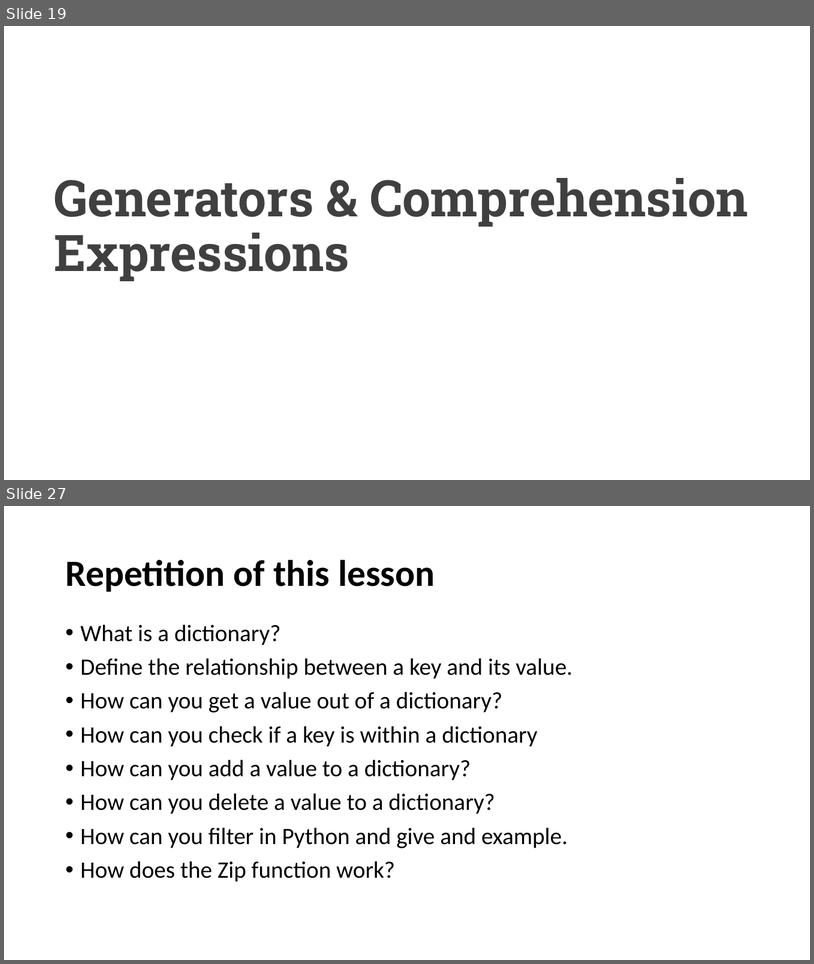
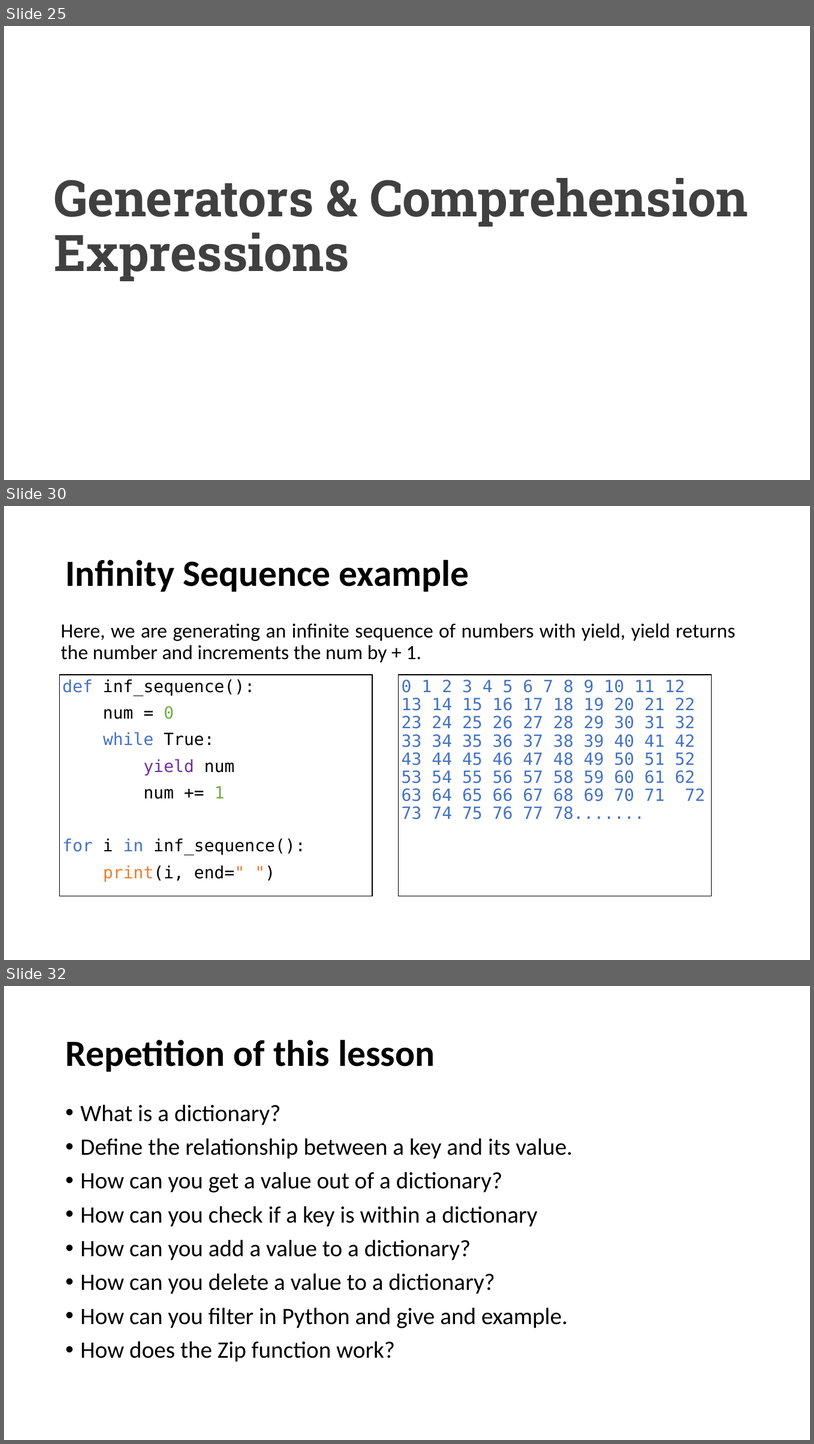
Before and after one commit to UCLL-PR2/exercises, a slide deck: 03-iterable&generators/programming2_iterable.pptx. Shown one above the other, each under a label of ours: slides 19 and 27 before the commit, slides 25, 30 and 32 after it; the slides between them are not shown. The pictures are 814x964 and 814x1444 pixels, drawn with LibreOffice and Linux fonts; fonts in the diff are those of the drawing. Boxes give left, top, right and bottom in pixels: in the first picture for what was removed or moved away, otherwise in the second. Text is boxed around its words. In the diff, an @@ line names an element or a change of style, - is before the commit and + after.

```diff
--- a/03-iterable&generators/programming2_iterable.pptx
+++ b/03-iterable&generators/programming2_iterable.pptx
@@ slide 30 added at (4,506,810,960), background #FFFFFF @@
@@ title added at (65,559,470,592), 44 pt, text #000000, bold @@
+Infinity Sequence example
@@ text added at (61,623,735,663), 24 pt, text #000000 @@
+  Here, we are generating an infinite sequence of numbers with yield, yield returns the number and increments the num by + 1.
@@ rectangle added at (60,675,372,895), outline #000000 1 pt, 20 pt, text #000000 @@
+def inf_sequence():
+num = 0
+while True:
+yield num
+num += 1
+for i in inf_sequence():
+print(i, end=" ")
@@ rectangle added at (398,675,711,895), outline #000000 1 pt, 20 pt, text #4472C4 @@
+0 1 2 3 4 5 6 7 8 9 10 11 12 13 14 15 16 17 18 19 20 21 22 23 24 25 26 27 28 29 30 31 32 33 34 35 36 37 38 39 40 41 42 43 44 45 46 47 48 49 50 51 52 53 54 55 56 57 58 59 60 61 62 63 64 65 66 67 68 69 70 71 72 73 74 75 76 77 78.......
@@ what was slide 19 is now slide 25 @@
@@ what was slide 27 is now slide 32 @@
```
Also in this commit, not shown: 5 slides changed, 5 other slides added, 1 slide removed, 1 other file.
